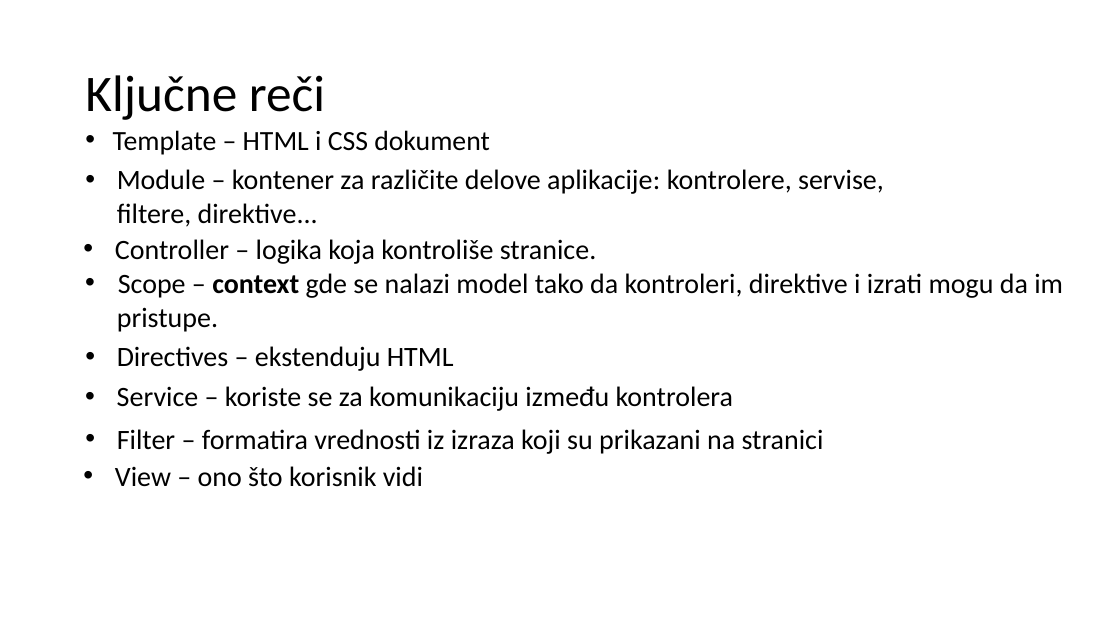
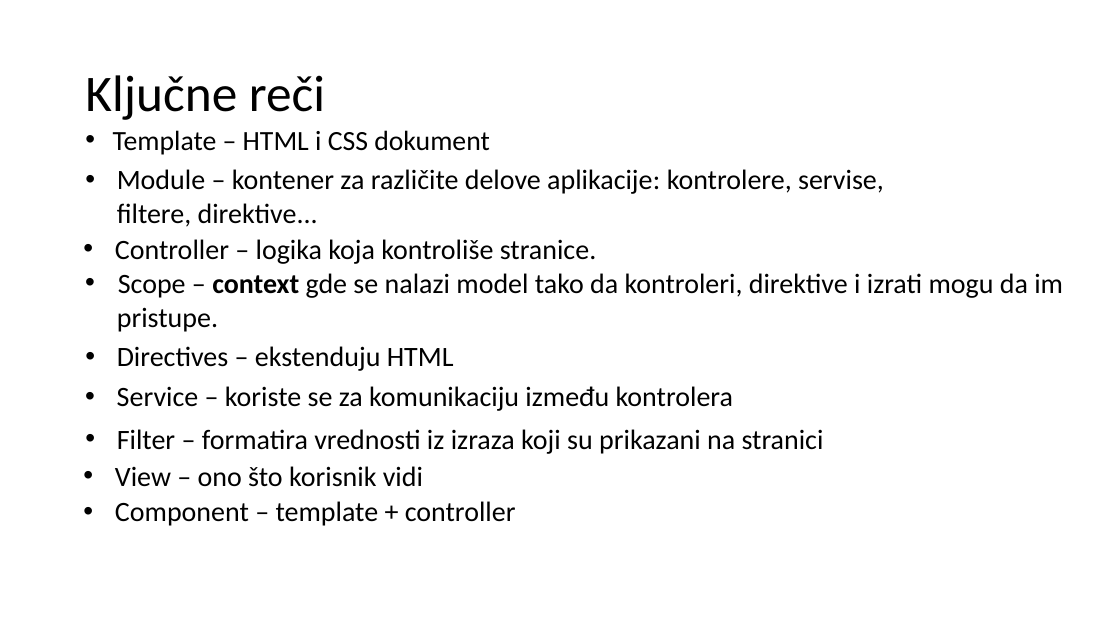
Before and after one commit to daniloMogin/kurs, a slide deck: slide 4 of AngularJS.pptx. Drawn at 1120x630 pixels with LibreOffice and Linux fonts; fonts in the diff are those of the drawing. Boxes give left, top, right and bottom in pixels: in the first picture for what was removed or moved away, otherwise in the second. Text is boxed around its words. In the diff, an @@ line names an element or a change of style, - is before the commit and + after.

```diff
--- a/AngularJS.pptx
+++ b/AngularJS.pptx
@@ text added at [115, 501, 516, 526], 24 pt, text #000000 @@
+• Component – template + controller
```
Also in this commit, not shown: 1 other slide changed, 4 other files.
